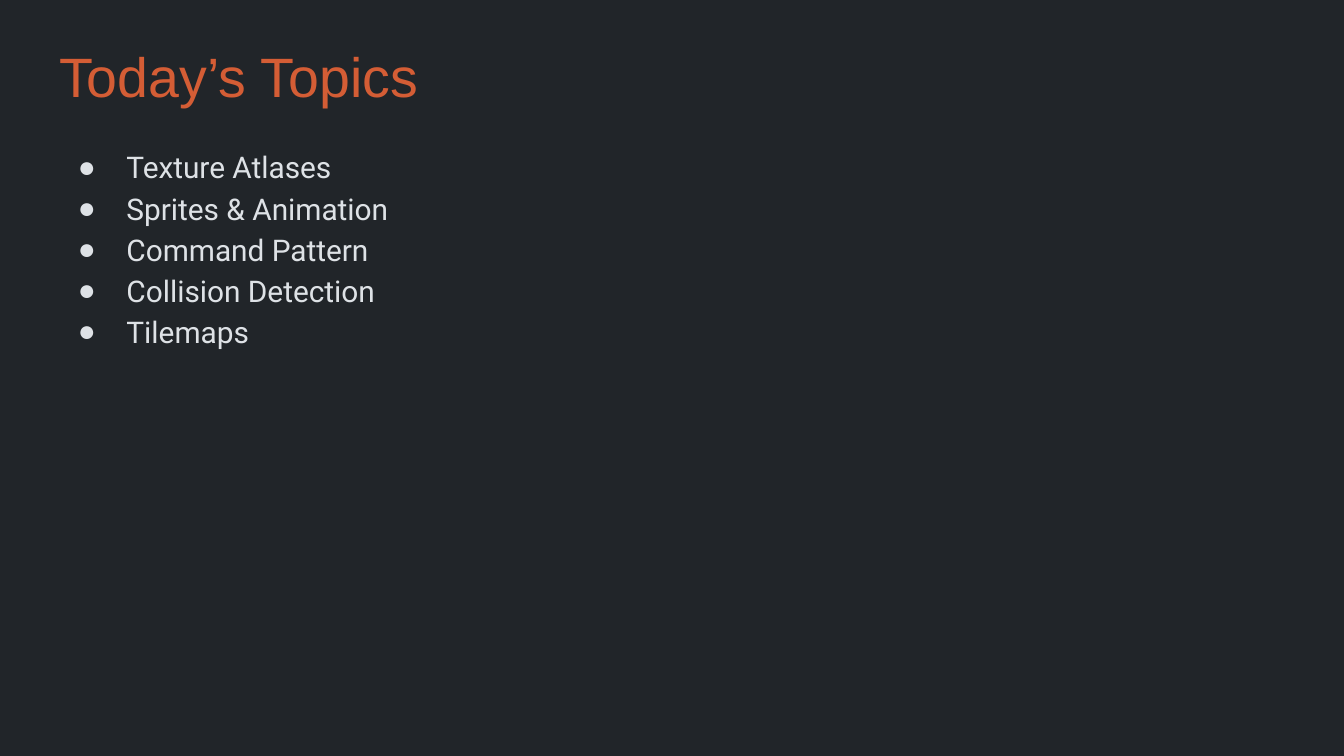
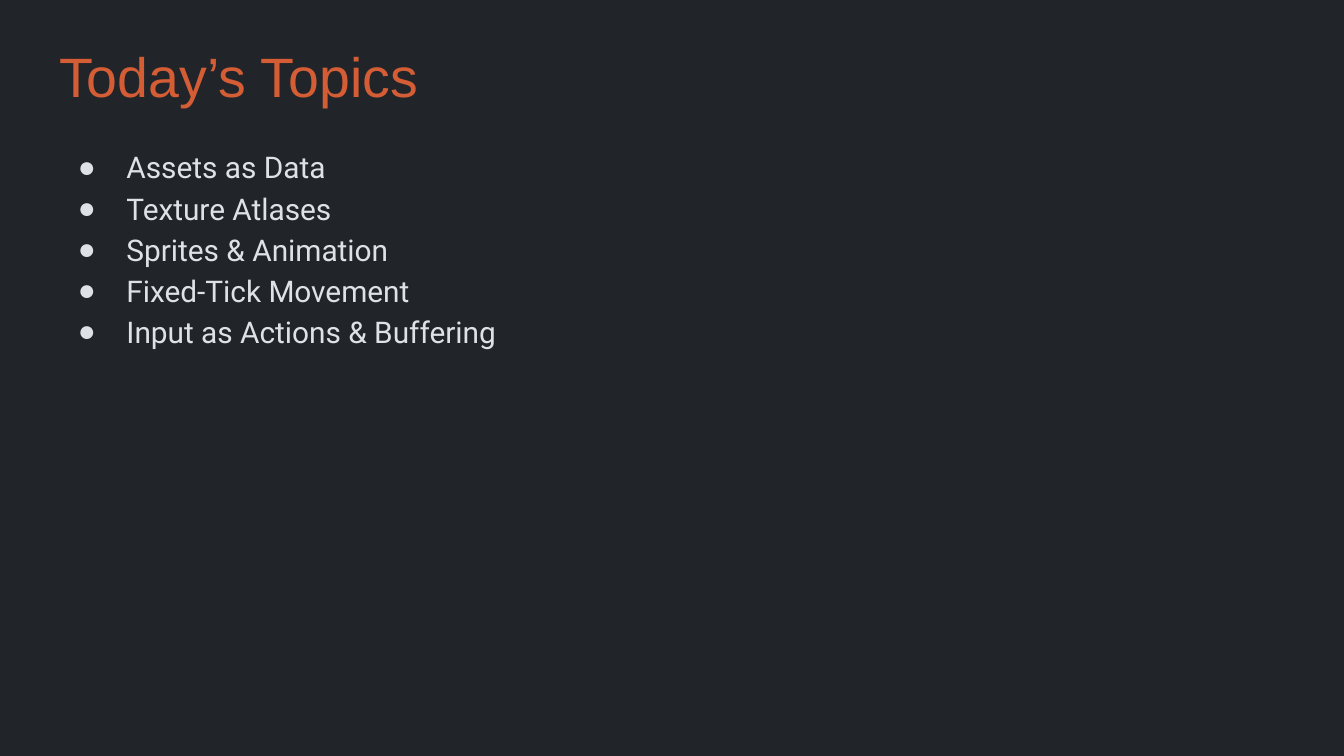
Before and after one commit to Metamate/gar, a slide deck: slide 3 of slides/03 Snake.pptx. Drawn at 1344x756 pixels with LibreOffice and Linux fonts; fonts in the diff are those of the drawing. Boxes give left, top, right and bottom in pixels: in the first picture for what was removed or moved away, otherwise in the second. Text is boxed around its words. In the diff, an @@ line names an element or a change of style, - is before the commit and + after.

```diff
--- a/slides/03 Snake.pptx
+++ b/slides/03 Snake.pptx
@@ text at box(126, 156, 326, 179): paragraph added @@
+● Assets as Data
@@ text at box(126, 279, 496, 349): text changed @@
-● Command Pattern
-● Collision Detection
-● Tilemaps
+● Fixed-Tick Movement
+● Input as Actions & Buffering
```
Also in this commit, not shown: 9 other slides changed, 4 slides added, 11 slides removed, 2 other files.
